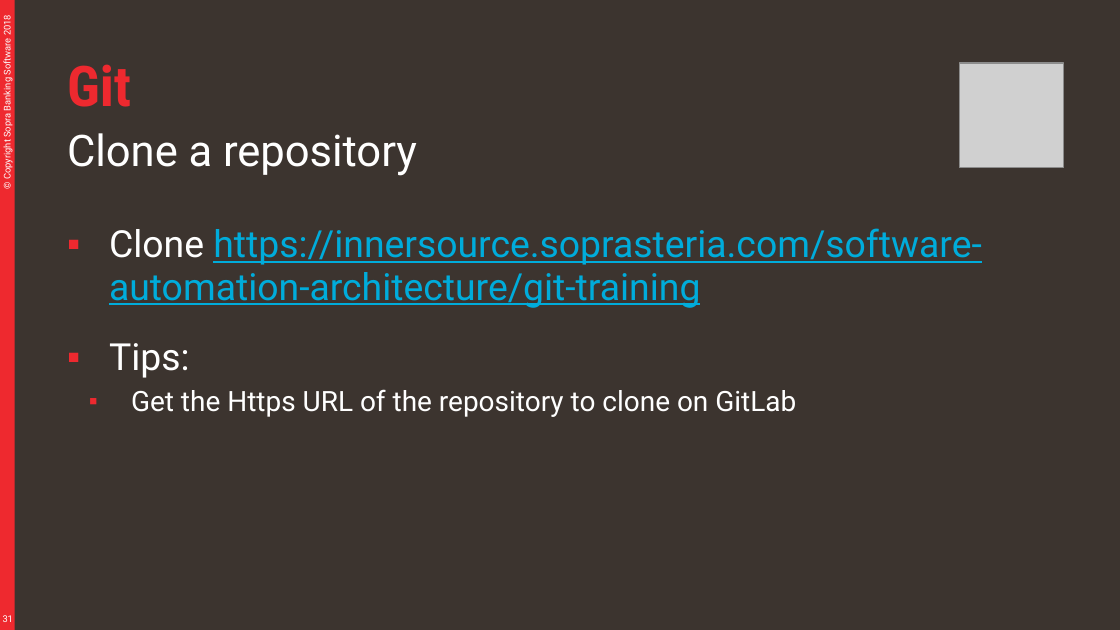
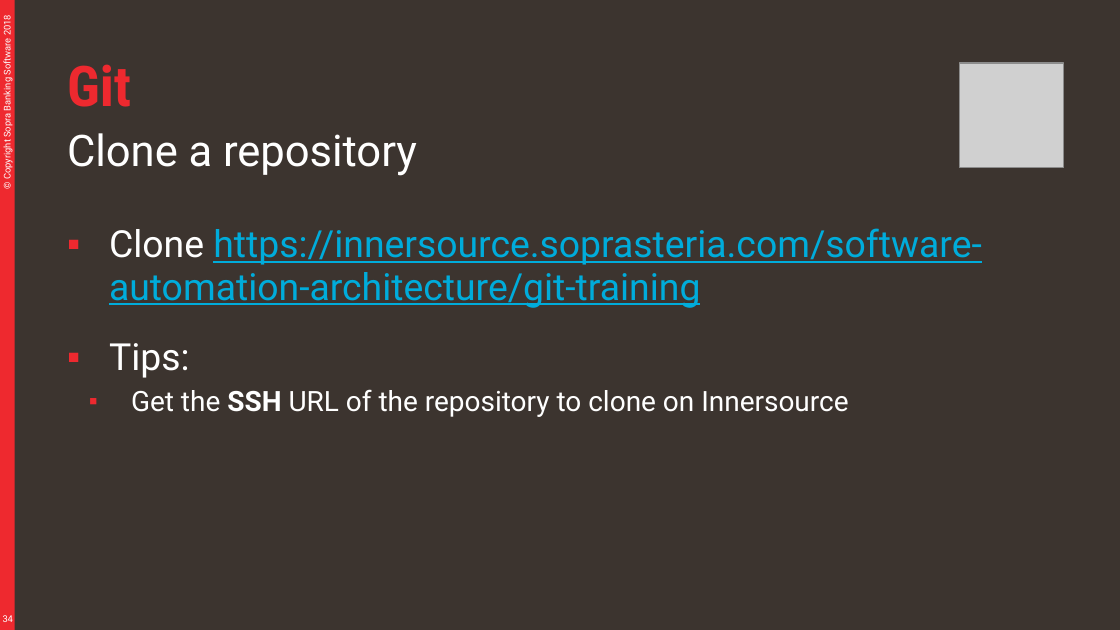
Before and after one commit to divesh979/murari, a slide deck: slide 34 of material/Git.pptx (slide 31 before the commit). Drawn at 1120x630 pixels with LibreOffice and Linux fonts; fonts in the diff are those of the drawing; grey boxes stand for pictures. Boxes give left, top, right and bottom in pixels: in the first picture for what was removed or moved away, otherwise in the second. Text is boxed around its words. In the diff, an @@ line names an element or a change of style, - is before the commit and + after.

```diff
--- a/material/Git.pptx
+++ b/material/Git.pptx
@@ text at [131,389,848,417]: text changed @@
-  ▪ Get the Https URL of the repository to clone on GitLab
+  ▪ Get the SSH URL of the repository to clone on Innersource
@@ page number at [3,615,13,622]: text changed @@
-31
+34
```
Also in this commit, not shown: 17 other slides changed, 3 slides added, 2 other files.
